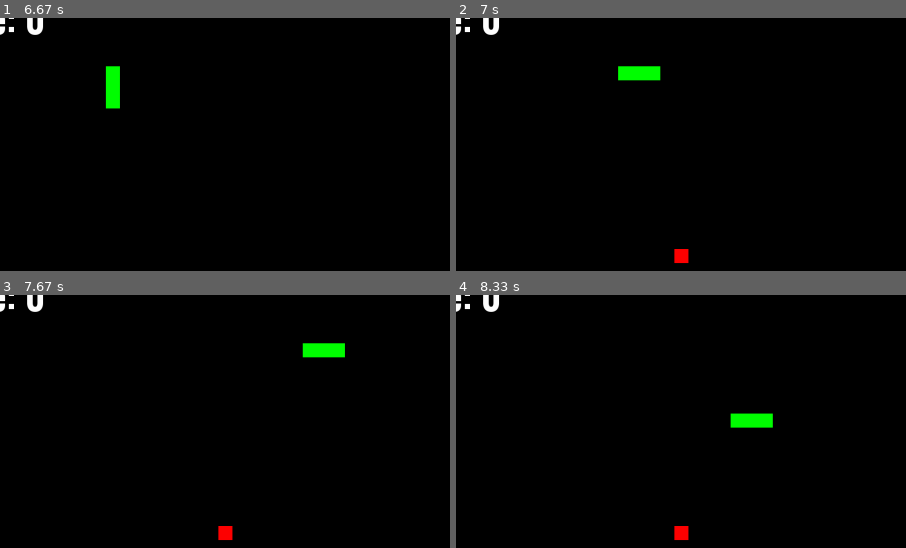
Above: before the commit, frames 1-4 (two rows, left to right).
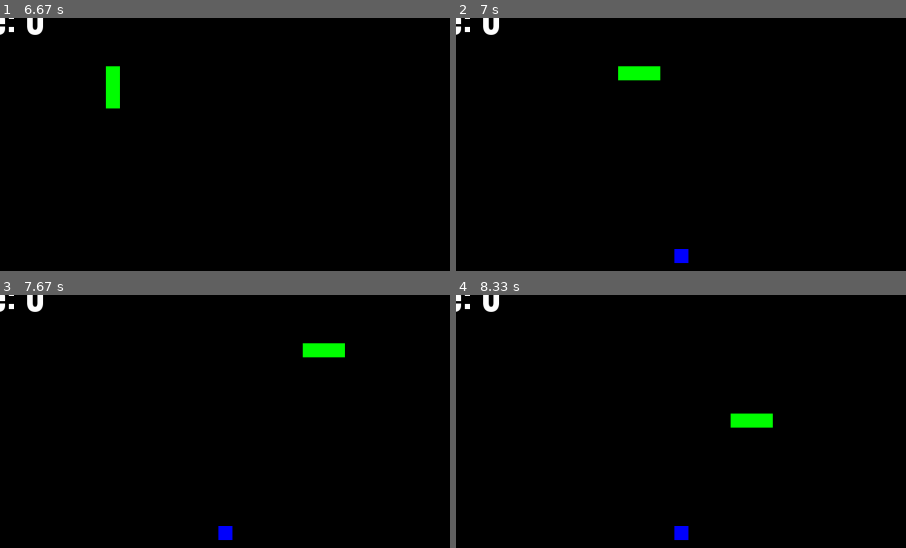
Above: after the commit, the same moments.

Repository: hutgib2/games_site
Game: pygame game, started from games/snake/src/main.py
The game is run twice, just before and just after one commit, with the same random seed, the same clock (stepped at 60 frames per second) and the same inputs.
Inputs:
- Up to frame 1 (6.67 s): tap Enter at 0.33, 1.67 s; hold W 1.17-1.63 s; hold S 3.07-3.37 s; hold A 3.4-3.8 s; hold W 3.83-4.2 s; hold D 4.23-4.87 s; hold S 4.9-5.27 s; hold A 5.3-5.77 s; hold W 6.3-6.6 s; hold D from 6.63 s (still down)
- Up to frame 2 (7 s): keep holding D
- Up to frame 3 (7.67 s): release D at 7.1 s
- Up to frame 4 (8.33 s): hold S 7.7-8 s; hold A from 8.03 s (still down)
The pictures show only the part of the screen within x 10-60%, y 4-54%; the shares and areas given below are measured in that part.

Frame 1 is identical in both runs. In frame 2, 0.2% of the frame differs, in the area x 48-52%, y 91-97%; in frame 3, 0.2%; in frame 4, 0.2%.

Commit message:
started working on bounce powerup in snake game.
Co-authored-by: edenjamsalem <edenjamsalem@users.noreply.github.com>

Diff:
--- a/games/snake/src/game/snake.py
+++ b/games/snake/src/game/snake.py
@@ -9,13 +9,18 @@
 
 # powerup ideas:
 # 1. snake shrinker (done)
-# 2. bounce off walls
-# 3. instant turnaround
+# 2. bounce off walls (trails the wall up or down after dying)
+# 3. instant turnaround (might not work)
 # 4. self.food magnet
 # 5. Score multiplier (done)
 # 6. bigger orange
 # 7. random hole in snake's body
 
+# Steps for adding a feature:
+# 1. locate where in the file we need to write new code
+# 2. understand how the current code works
+# 3. determine how we need to change it
+# 4. write in small, testable chunks (testable=can run game and see a change)
 
 class Snake():
     def __init__(self):
@@ -29,12 +34,18 @@
         # powerup
         self.powerup = None
         self.powerup_pos = None
-        self.powerup_list = ['shrink', 'multiplier']
+        self.powerup_list = [
+            # 'shrink',
+            # 'multiplier',
+            'bounce'
+        ]
         self.powerup_color_map = {
             'shrink': '#FF0000',
-            'multiplier': '#FFFF00'
+            'multiplier': '#FFFF00',
+            'bounce': '#0000FF'
         }
         self.powerup_spawn_timer = Timer(5 * 1000, self.spawn_powerup, repeat=True, autostart=True)
+        self.can_bounce = False
         self.multiplier_timer = None
         self.score_multiplier = 1
         self.powerup_notifier = Notifier(
@@ -51,8 +62,6 @@
         self.powerup_pos = (randint(1, ROWS-2), randint(1, COLS-2))
         self.powerup_spawn_timer.deactivate()
 
-    # We need a timer that resets the score multiplier
-
     def activate_powerup(self):
         self.powerup_notifier.notify(f"{self.powerup.title()}!")
         self.powerup_spawn_timer.activate()
@@ -63,10 +72,21 @@
         elif self.powerup == 'multiplier':
             self.score_multiplier = 2
             self.multiplier_timer = Timer(10 * 1000, self.reset_multiplier, autostart=True)
+        elif self.powerup == 'bounce':
+            self.can_bounce = True
 
     def reset_multiplier(self):
         self.score_multiplier = 1
         self.multiplier_timer = None
+
+    # lets do a random direction
+    def bounce(self):
+        print(self.direction)
+        if self.direction == (-1, 0) or self.direction == (1, 0):
+            self.direction = choice([(0, -1), (0, 1)])
+        elif self.direction == (0, 1) or self.direction == (0, -1):
+            self.direction = choice([(1, 0), (-1, 0)])
+        print(self.direction)
 
     async def run(self):
         while self.running:
@@ -83,28 +103,32 @@
                         self.direction = (0, -1)
                     if event.key == pygame.K_d and self.direction != (0, -1):
                         self.direction = (0, 1)
+
             head_row, head_col = self.snake[0]
             d_row, d_col = self.direction
-            new_head = (head_row+d_row, head_col+d_col)
-
-            if new_head == self.food:
+            self.new_head = (head_row+d_row, head_col+d_col)
+            if self.new_head == self.food:
                 self.food = (randint(1, ROWS-2), randint(1, COLS-2))
                 self.score += self.score_multiplier
             else:
                 self.snake.pop()
 
-            if new_head == self.powerup_pos:
+            if self.new_head == self.powerup_pos:
                 self.activate_powerup()
                 self.powerup_pos = None
 
             # wall_collision
-            if not (0 <= new_head[0] < ROWS and 0 <= new_head[1] < COLS):
+            if not (0 <= self.new_head[0] < ROWS and 0 <= self.new_head[1] < COLS):
+                if not self.can_bounce:
+                    self.running = False
+                else:
+                    self.bounce()
+                    d_row, d_col = self.direction
+                    self.new_head = (head_row + d_row, head_col + d_col)
+            # snake collision
+            elif self.new_head in self.snake:
                 self.running = False
-
-            # snake collision
-            elif new_head in self.snake:
-                self.running = False
-            self.snake.insert(0, new_head)
+            self.snake.insert(0, self.new_head)
 
             screen.fill((0,0,0))
             for row, col in self.snake:
